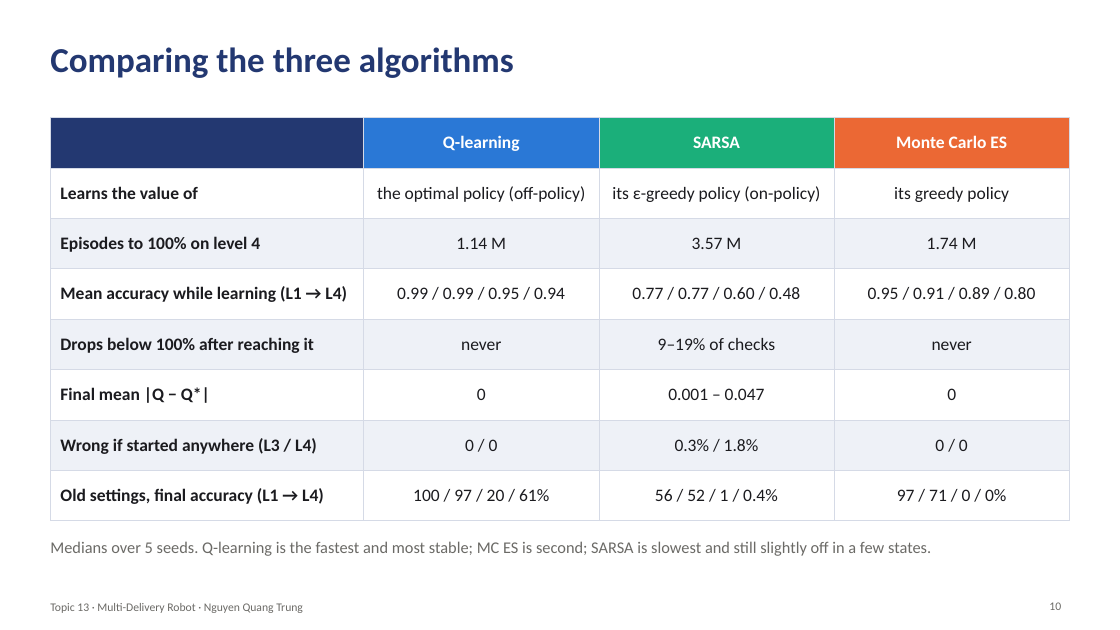
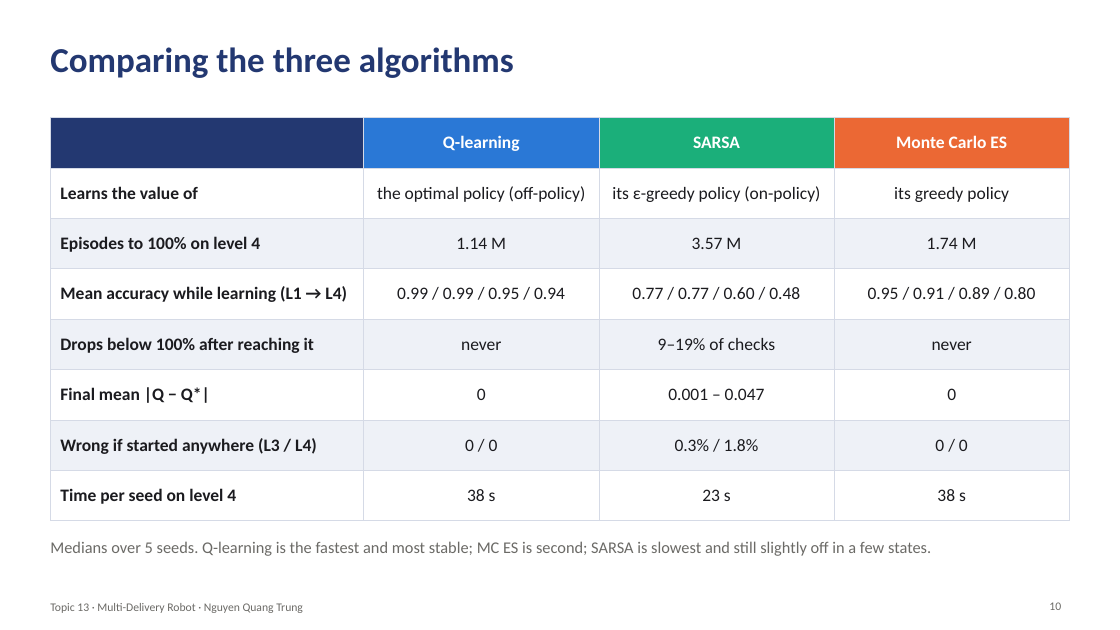
Before and after one commit to Qwup2112/multi-delivery-robot-rl, a slide deck: slide 10 of Nguyen_Quang_Trung-22011211/Slides_Topic13_MultiDeliveryRobot.pptx. Drawn at 1120x630 pixels with LibreOffice and Linux fonts; fonts in the diff are those of the drawing; background and template pictures are left out. Boxes give left, top, right and bottom in pixels: in the first picture for what was removed or moved away, otherwise in the second. Text is boxed around its words. In the diff, an @@ line names an element or a change of style, - is before the commit and + after.

```diff
--- a/Nguyen_Quang_Trung-22011211/Slides_Topic13_MultiDeliveryRobot.pptx
+++ b/Nguyen_Quang_Trung-22011211/Slides_Topic13_MultiDeliveryRobot.pptx
@@ table at (x1=50, y1=118, x2=1070, y2=508) @@
-row 8: Old settings, final accuracy (L1 → L4) | 100 / 97 / 20 / 61% | 56 / 52 / 1 / 0.4% | 97 / 71 / 0 / 0%
+row 8: Time per seed on level 4 | 38 s | 23 s | 38 s
```
Also in this commit, not shown: 4 other slides changed, 1 other file.
